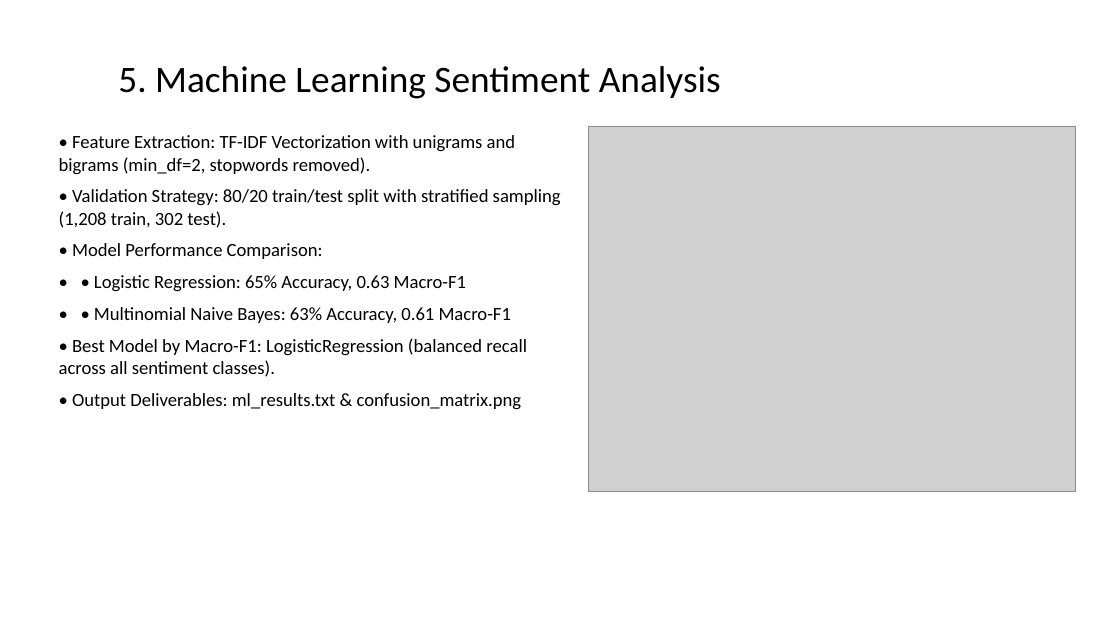
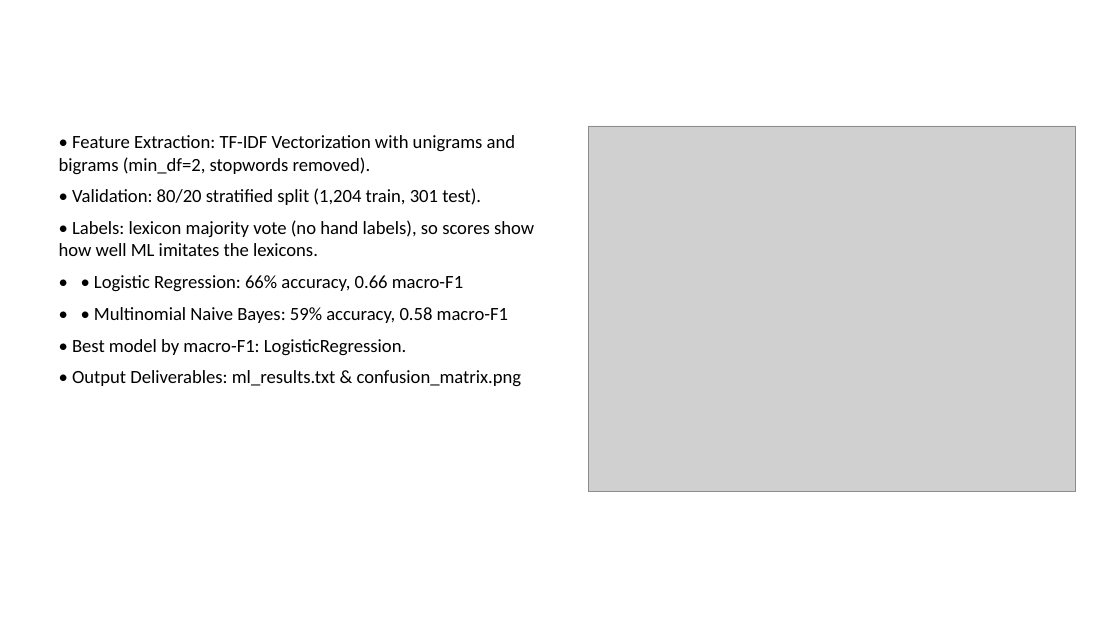
Before and after one commit to msallsundaee/Sentiment-Analysis, a slide deck: slide 6 of results/Sentiment_Analysis_Inflation.pptx. Drawn at 1120x630 pixels with LibreOffice and Linux fonts; fonts in the diff are those of the drawing; grey boxes stand for pictures. Boxes give left, top, right and bottom in pixels: in the first picture for what was removed or moved away, otherwise in the second. Text is boxed around its words. In the diff, an @@ line names an element or a change of style, - is before the commit and + after.

```diff
--- a/results/Sentiment_Analysis_Inflation.pptx
+++ b/results/Sentiment_Analysis_Inflation.pptx
@@ title removed at [118, 66, 721, 99] @@
-5. Machine Learning Sentiment Analysis
@@ text at [59, 188, 534, 356]: text changed @@
-• Validation Strategy: 80/20 train/test split with stratified sampling (1,208 train, 302 test).
-• Model Performance Comparison:
-• • Logistic Regression: 65% Accuracy, 0.63 Macro-F1
-• • Multinomial Naive Bayes: 63% Accuracy, 0.61 Macro-F1
-• Best Model by Macro-F1: LogisticRegression (balanced recall across all sentiment classes).
+• Validation: 80/20 stratified split (1,204 train, 301 test).
+• Labels: lexicon majority vote (no hand labels), so scores show how well ML imitates the lexicons.
+• • Logistic Regression: 66% accuracy, 0.66 macro-F1
+• • Multinomial Naive Bayes: 59% accuracy, 0.58 macro-F1
+• Best model by macro-F1: LogisticRegression.
```
Also in this commit, not shown: 9 other slides changed, 1 slide added, 1 slide removed, 38 other files.
